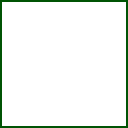
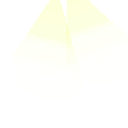
Layered file, before and after one edit (128x128). Changes by layer:
added layer "Layer 3" (20%) above "Layer 2" over [65, 0, 128, 85]
added layer "Layer 2" (20%) above "Layer 1" over [11, 0, 85, 87]
hid "Layer 1" over [0, 0, 128, 128]
